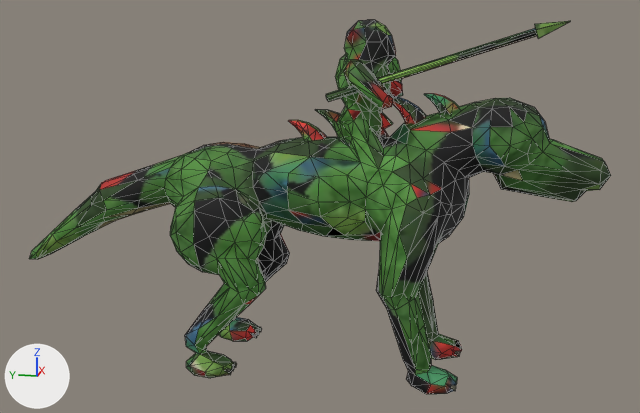
Before and after pictures for a commit that changed the glTF model assets/3d/monstres/raptor.glb.
Both versions are drawn from a 50 mm camera at (-1.139, -0.183, 0.514) aimed at (0.004, 0.046, 0.228). The axes (+X, +Y, +Z) are drawn at lower left. The lights are the same throughout. The older version comes first. Mesh edges are drawn as thin lines. Vertices at exactly the same position are counted once.

The first picture shows 'chevaucheur_raptor_peau'.
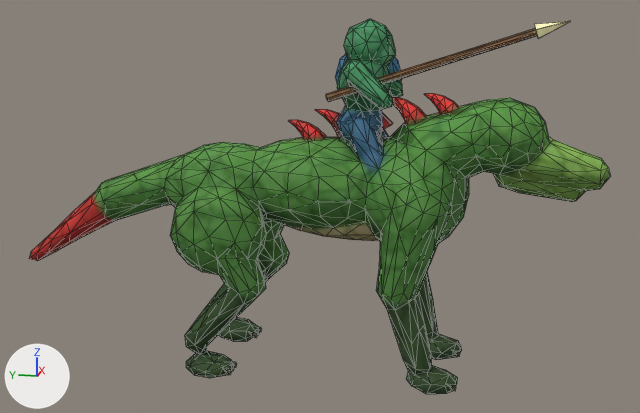
The change in detail:
me_chevaucheur_raptor_peau has 1224 vertices, 2364 faces and spans x -0.096..0.096, y -0.325..0.478, z -0.002..0.477.
me_chevaucheur_raptor_peau is used by ob_chevaucheur_raptor_peau; location (0.0, 0.0, 0.0).
Part 1, on me_chevaucheur_raptor_peau:
36 vertices are removed from x -0.04..0.034, y -0.321..0.019, z 0.257..0.475.
135 faces are deleted.
6 vertices move from x -0.014..0.01, y -0.325..0.012, z 0.288..0.454 to x -0.017..0.013, y -0.321..0.013, z 0.299..0.455.
38 vertices are added at x -0.042..0.035, y -0.325..0.021, z 0.26..0.477.
139 new faces join them.
Part 2, on me_chevaucheur_raptor_peau:
21 vertices are removed from x -0.057..0.012, y 0.19..0.463, z 0.131..0.232.
81 faces are deleted.
8 vertices move from x -0.021..0.013, y 0.291..0.477, z 0.128..0.215 to x -0.02..0.01, y 0.292..0.478, z 0.132..0.213.
20 vertices are added at x -0.053..0.01, y 0.197..0.466, z 0.127..0.227.
79 new faces join them.
Part 3, on me_chevaucheur_raptor_peau:
2 vertices are removed from x 0.045..0.057, y -0.139..-0.138, z 0.025..0.028.
8 faces are deleted.
1 vertex is added at (0.048, -0.141, 0.026).
6 new faces join them.
me_chevaucheur_raptor_peau part 4: 2135 kept faces spanning x -0.096..0.096, y -0.321..0.478, z -0.002..0.477 get new texture (UV) coordinates.

Pixel boxes (x1, y1, x2, y2) of what changed, in the pictures (640 x 413 px; the box of a moved part takes in the faces that stretch with it):
'chevaucheur_raptor_peau', reshaped: before (29, 20, 611, 394); after (29, 19, 610, 394)
part 1 of me_chevaucheur_raptor_peau, moved or reshaped: before (338, 20, 611, 202); after (337, 19, 610, 202)
part 2 of me_chevaucheur_raptor_peau, moved or reshaped: before (29, 189, 176, 259); after (29, 189, 176, 261)
part 3 of me_chevaucheur_raptor_peau, moved or reshaped: (432, 336, 462, 356) in both
part 4 of me_chevaucheur_raptor_peau, surface changed: (29, 21, 605, 394) in both
